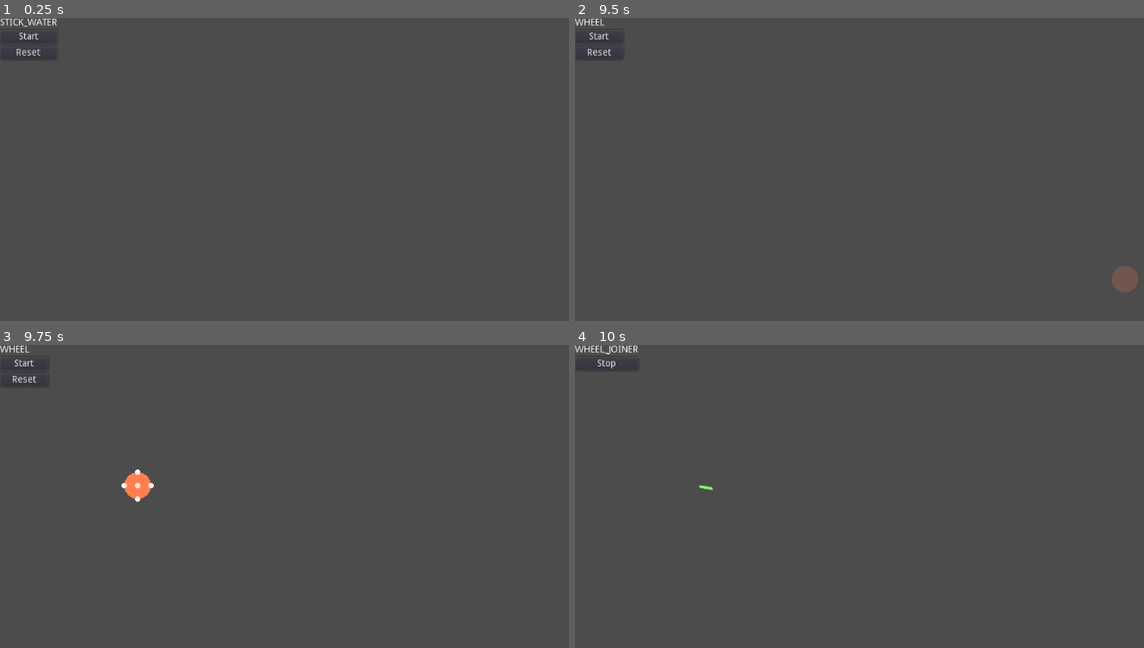
Above: before the commit, frames 1-4 (two rows, left to right).
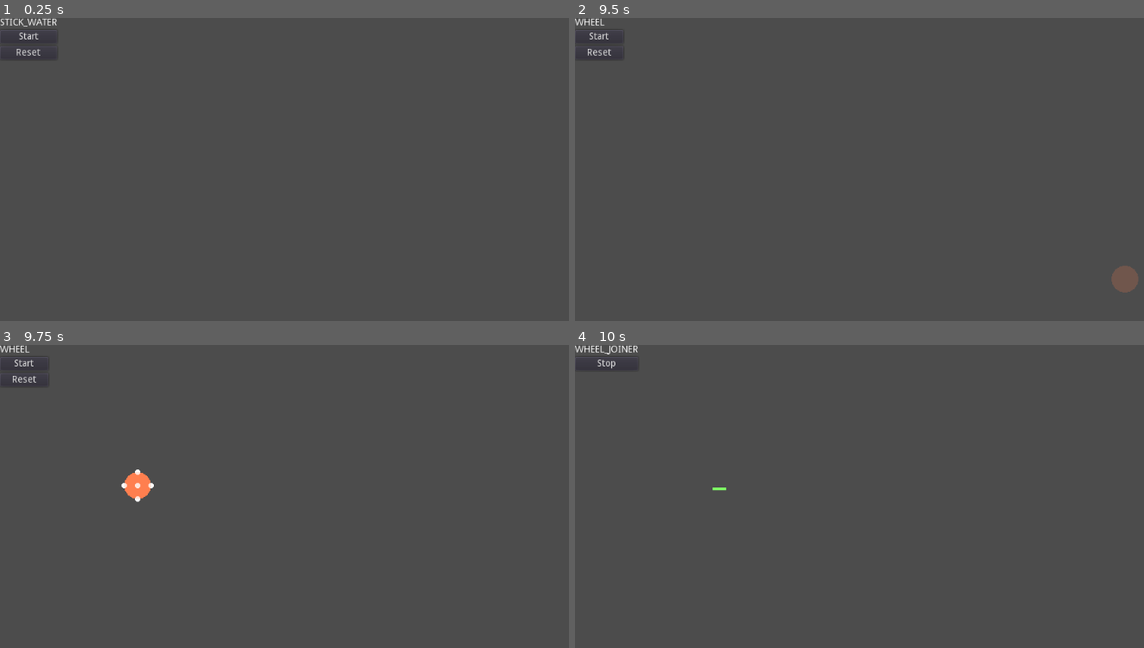
Above: after the commit, the same moments.

Repository: Haydoggo/Contraption
Game: Godot game, scene res://Editor.tscn
Two runs of this game, one before a commit and one after it. Both use one fixed random seed, a clock stepped at 60 frames per second and the inputs below. Before the commit the project starts from res://Editor2.tscn.
Inputs (mouse positions are in pixels of both pictures, inside the frame that each line leads up to):
- Up to frame 1 (0.25 s): no input
- Up to frame 2 (9.5 s): click "Reset" at 0.5 s; click "Start" at 1.25 s; click "Stop" at 2 s; click "Start" at 2.75 s; click "Stop" at 3.5 s; click "Start" at 4.25 s; click "Stop" at 5 s; tap Enter (ui_accept) at 5.75, 6.02, 6.32, 6.77, 7.07, 7.55, 8, 8.1, 8.27, 8.57, 9.02, 9.32 s; move the mouse to (1070, 199) at 5.77 s; press the mouse at (1070, 199) at 5.78 s; right-click (1070, 199) at 6.05 s; move the mouse to (779, 239) at 6.52 s; release the mouse at (779, 239) at 6.53 s; right-click (779, 239) at 6.6 s; click (779, 239) at 6.67 s; tap Tab (ui_focus_next) at 6.8 s; move the mouse to (990, 130) at 7.27 s; hold Tab (ui_focus_next) 7.28-8.03 s; click (990, 130) at 7.42 s; move the mouse to (882, 299) at 8.02 s; click (882, 299) at 8.3 s; move the mouse to (1126, 278) at 8.77 s; press the mouse at (1126, 278) at 8.78 s; right-click (1126, 278) at 9.05 s; tap Escape (ui_cancel) at 9.4 s
- Up to frame 3 (9.75 s): move the mouse to (136, 484) at 9.52 s; release the mouse at (136, 484) at 9.53 s; right-click (136, 484) at 9.6 s; click (136, 484) at 9.67 s
- Up to frame 4 (10 s): tap Enter (ui_accept) at 9.77 s; tap Tab (ui_focus_next) at 9.8 s

Frames 1-3 are identical in both runs. In frame 4, less than 0.1% of the frame differs, in the area x 21-27%, y 46-49%.

Commit message:
Removed old editor and added chains and wheel joiner

Diff:
--- a/Editor.gd
+++ b/Editor.gd
@@ -1,83 +1,296 @@
 extends Node2D
 
-var sticks = []
-var playing = false
-var stick_start = Vector2()
+enum PartType {
+	STICK_WATER,
+	STICK_SOLID,
+	WHEEL,
+	WHEEL_JOINER,
+	CHAIN,
+}
+
+var snap_dist = 8
+var vertices := []
+var parts := []
+var part_to_body := {}
+var part_type setget _set_part_type
+var running = false
+var _start_vert : Vert = null
+var _start_wheel : Wheel = null
+
+class Part:
+	var verts := []
+	func get_vert(index : int) -> Vert:
+		return verts[index]
 
 class Stick:
-	var start := Vector2()
-	var end := Vector2()
+	extends Part
+	enum VertName {
+		START,
+		END,
+	}
+	var solid = false
+
+	func _init():
+		for i in VertName:
+			verts.append(null)
+
+class Wheel:
+	extends Part
+	var radius = 20
+	enum VertName {
+		CENTER,
+		RIGHT,
+		TOP,
+		LEFT,
+		BOTTOM,
+	}
+
+	func _init():
+		for i in VertName:
+			verts.append(null)
+
+	func add_verts() -> Array:
+		var center_vert := get_vert(VertName.CENTER)
+		var new_verts := []
+		for i in range(1, VertName.size()):
+			var vert = Vert.new()
+			vert.pos = center_vert.pos + Vector2(radius, 0).rotated(PI/2 * i)
+			vert.parts.append(self)
+			verts[i] = vert
+			new_verts.append(vert)
+		return new_verts
+
+class Vert:
+	var pos := Vector2(0,0)
+	var parts := []
+
+func _ready():
+	_set_part_type(PartType.STICK_WATER)
+
+func _set_part_type(val):
+	part_type = val
+	$Control/VBoxContainer/Label.text = str(PartType.keys()[part_type])
 
 func _process(_delta):
 	update()
 
+func get_nearest_vertex(pos : Vector2) -> Vert:
+	for vertex in vertices:
+		if (vertex.pos as Vector2).distance_to(pos) <= snap_dist:
+			return vertex
+	return null
+
 func _input(event):
-	if event.is_action_pressed("ui_accept"):
-		playing = not playing
-		if playing:
-			start()
+
+	if event.is_action_pressed("build"):
+		start_build(get_global_mouse_position())
+
+	if event.is_action_released("build"):
+		end_build(get_global_mouse_position())
+
+	if event.is_action_pressed("ui_focus_next"):
+		_set_part_type((part_type + 1) % PartType.size())
+
+	if event is InputEventMouseMotion and Input.is_action_pressed("pan"):
+		$Camera2D.position -= event.relative * $Camera2D.zoom.x
+
+	if event is InputEventMouseButton and event.pressed:
+		if event.button_index == BUTTON_WHEEL_UP:
+			$Camera2D.zoom /= 1.1
+		if event.button_index == BUTTON_WHEEL_DOWN:
+			$Camera2D.zoom *= 1.1
+
+func start_build(mpos : Vector2):
+	match part_type:
+		PartType.STICK_WATER, PartType.STICK_SOLID, PartType.CHAIN:
+			_start_vert = get_nearest_vertex(mpos)
+			if _start_vert == null:
+				_start_vert = Vert.new()
+				_start_vert.pos = mpos
+				vertices.append(_start_vert)
+
+		PartType.WHEEL_JOINER:
+			_start_wheel = null
+			var vert = get_nearest_vertex(mpos)
+			if vert != null :
+				for part in vert.parts:
+					if not part is Wheel: continue
+					var wheel : Wheel = part
+					if wheel.get_vert(wheel.VertName.CENTER) == vert:
+						_start_wheel = wheel
+						_start_vert = vert
+						break
+
+func end_build(mpos : Vector2):
+	match part_type:
+		PartType.STICK_WATER, PartType.STICK_SOLID:
+			var _end_vert = get_nearest_vertex(mpos)
+			if _end_vert == null:
+				_end_vert = Vert.new()
+				_end_vert.pos = mpos
+				vertices.append(_end_vert)
+			# Check the two vertices are not already connected
+			for part in _end_vert.parts:
+				if not part is Stick: continue
+				for vert in part.verts:
+					if vert == _start_vert:
+						return
+			var stick := Stick.new()
+			stick.solid = part_type == PartType.STICK_SOLID
+			stick.verts[stick.VertName.START] = _start_vert
+			stick.verts[stick.VertName.END] = _end_vert
+			_start_vert.parts.append(stick)
+			_end_vert.parts.append(stick)
+			parts.append(stick)
+
+		PartType.WHEEL:
+			var _end_vert = get_nearest_vertex(mpos)
+			if _end_vert == null:
+				_end_vert = Vert.new()
+				_end_vert.pos = mpos
+				vertices.append(_end_vert)
+			var wheel := Wheel.new()
+			wheel.verts[wheel.VertName.CENTER] = _end_vert
+			_end_vert.parts.append(wheel)
+			vertices.append_array(wheel.add_verts())
+			parts.append(wheel)
+
+		PartType.WHEEL_JOINER:
+			var _end_wheel = null
+			var vert = get_nearest_vertex(mpos)
+			if vert != null:
+				for part in vert.parts:
+					if not part is Wheel : continue
+					var wheel : Wheel = part
+					if wheel == _start_wheel : return
+					if wheel.get_vert(wheel.VertName.CENTER) == vert:
+						_end_wheel = wheel
+						break
+			if _end_wheel != null:
+				part_type = PartType.STICK_WATER
+				for i in range(5):
+					start_build(_start_wheel.get_vert(i).pos)
+					end_build(_end_wheel.get_vert(i).pos)
+				part_type = PartType.WHEEL_JOINER
+
+		PartType.CHAIN:
+			var start = _start_vert.pos
+			var end = mpos
+			var diff = end - start
+			var num_segments = ceil(diff.length()/16)
+			part_type = PartType.STICK_SOLID
+			var old_snap_dist = snap_dist
+			snap_dist = 0
+			for i in range(num_segments):
+				start_build(lerp(start, end, i/num_segments))
+				if i == num_segments-1:
+					snap_dist = old_snap_dist
+				end_build(lerp(start, end, (i+1)/num_segments))
+			part_type = PartType.CHAIN
+
+func construct_part(part : Part) -> RigidBody2D:
+	if part is Stick:
+		var stick_body
+		if part.solid:
+			stick_body = preload("res://StickSolid.tscn").instance()
 		else:
-			clear()
-	if event.is_action_pressed("ui_cancel"):
-		sticks.clear()
-	var mpos = get_global_mouse_position()
-	if event is InputEventMouseButton:
-		if event.pressed:
-			stick_start = mpos
-		else:
-			var stick = Stick.new()
-			stick.start = stick_start
-			stick.end = mpos
-			sticks.append(stick)
-
-func clear():
-	for stick_body in get_tree().get_nodes_in_group("Sticks"):
-		stick_body.free()
+			stick_body = preload("res://Stick.tscn").instance()
+		var start_vert := part.get_vert(part.VertName.START)
+		var end_vert := part.get_vert(part.VertName.END)
+
+		stick_body.position = 0.5*(start_vert.pos + end_vert.pos)
+		stick_body.rotation = (end_vert.pos - start_vert.pos).angle()
+		stick_body.get_node("CollisionShape2D").shape.extents.x = (end_vert.pos - start_vert.pos).length()*0.5
+		stick_body.mass = max((end_vert.pos - start_vert.pos).length(), 1) / 100
+		return stick_body
+
+	if part is Wheel:
+		var wheel_body = preload("res://Wheel.tscn").instance()
+		var center_vert := part.get_vert(part.VertName.CENTER)
+		wheel_body.position = center_vert.pos
+		return wheel_body
+
+	return null
 
 func start():
-	var vertices := []
-	var vertex_sticks := {}
-	for stick in sticks:
-		for pos in [stick.end, stick.start]:
-			var no_near_vertices = true
-			for vertex in vertices:
-				if (pos - vertex).length() < 16:
-					no_near_vertices = false
+	print("start")
+
+	for part in parts:
+		var body = construct_part(part)
+		add_child(body)
+		part_to_body[part] = body
+
+	for part in parts:
+		if part is Wheel:
+			var center_vert = part.get_vert(part.VertName.CENTER)
+			for connected_part in center_vert.parts:
+				if connected_part != part:
+					part_to_body[part].motorised_body = part_to_body[connected_part]
 					break
-			if no_near_vertices:
-				vertices.append(pos)
-				vertex_sticks[pos] = []
 
 	for vertex in vertices:
-		for stick in sticks:
-			for pos in [stick.end, stick.start]:
-				if (pos - vertex).length() < 16:
-					vertex_sticks[vertex].append([stick, pos])
-
-	var foo := {}
-
-	for stick in sticks:
-		var stick_body = preload("res://Stick.tscn").instance()
-		stick_body.position = 0.5*(stick.start + stick.end)
-		stick_body.rotation = (stick.end - stick.start).angle()
-		stick_body.get_node("CollisionShape2D").shape.extents.x = (stick.end - stick.start).length()*0.5
-		stick_body.mass = max((stick.end - stick.start).length(), 1) / 100
-		add_child(stick_body)
-		foo[stick] = stick_body
-
-	for vertex in vertices:
-		for i in range(1, vertex_sticks[vertex].size()):
-			var s = vertex_sticks[vertex][i]
+		vertex = vertex as Vert
+		var num_joints = vertex.parts.size()
+		if num_joints <= 2: num_joints -= 1
+		for i in num_joints:
+			var part_1 = vertex.parts[i]
+			var part_2 = vertex.parts[i-1]
+			if part_1 == part_2:
+				break
 			var j = PinJoint2D.new()
-			j.softness = 0.1
-			foo[s[0]].add_child(j)
-			j.global_position = s[1]
-			j.node_a = foo[s[0]].get_path()
-			j.node_b = foo[vertex_sticks[vertex][i-1][0]].get_path()
+			j.disable_collision = false
+			part_to_body[part_1].add_child(j)
+			j.global_position = vertex.pos
+			j.node_a = part_to_body[part_1].get_path()
+			j.node_b = part_to_body[part_2].get_path()
+			j.softness = 0.5
+
+			for part in vertex.parts:
+				if part == part_1: continue
+				(part_to_body[part_1] as RigidBody2D).add_collision_exception_with(part_to_body[part])
+
+func stop():
+	print("stop")
+	part_to_body.clear()
+	for part in get_tree().get_nodes_in_group("Parts"):
+		part.free()
 
 func _draw():
-	if not playing:
-		for stick in sticks:
-			draw_line(stick.start, stick.end, Color.cornflower, 4)
-		if Input.get_mouse_button_mask() & BUTTON_MASK_LEFT:
-			draw_line(stick_start, get_global_mouse_position(), Color.cornflower, 4)
+	if running: return
+	for part in parts:
+		if part is Stick:
+			draw_line(part.get_vert(part.VertName.START).pos,
+					part.get_vert(part.VertName.END).pos,
+					Color.sienna if part.solid else Color.cornflower, 4)
+		if part is Wheel:
+			draw_circle(part.get_vert(part.VertName.CENTER).pos,
+					part.radius, Color.coral)
+
+	for vert in vertices:
+		draw_circle(vert.pos, 4, Color.white)
+
+	if Input.is_action_pressed("build"):
+		var nearest_vert := get_nearest_vertex(get_global_mouse_position())
+		var mpos := get_global_mouse_position()
+		if nearest_vert != null:
+			mpos = nearest_vert.pos
+		match part_type:
+			PartType.STICK_WATER:
+				draw_line(_start_vert.pos, mpos, Color( 0.39, 0.58, 0.93, 0.2), 4)
+			PartType.STICK_SOLID:
+				draw_line(_start_vert.pos, mpos, Color( 0.63, 0.32, 0.18, 0.2), 4)
+			PartType.WHEEL:
+				draw_circle(mpos, 20, Color( 1, 0.5, 0.31, 0.2))
+			PartType.WHEEL_JOINER:
+				if _start_wheel != null:
+					draw_line(_start_vert.pos, mpos, Color( 0.63, 0.63, 0.63, 0.2), 8)
+
+func _on_StartButton_pressed():
+	running = !running
+	start() if running else stop()
+	$Control/VBoxContainer/StartButton.text = "Stop" if running else "Start"
+	$Control/VBoxContainer/ResetButton.visible = not running
+
+func _on_ResetButton_pressed():
+	parts.clear()
+	vertices.clear()
--- a/Editor.tscn
+++ b/Editor.tscn
@@ -1,15 +1,84 @@
-[gd_scene load_steps=3 format=2]
+[gd_scene load_steps=7 format=2]
 
 [ext_resource path="res://Editor.gd" type="Script" id=1]
 
-[sub_resource type="RectangleShape2D" id=1]
-extents = Vector2( 512, 32 )
+[sub_resource type="CircleShape2D" id=1]
+radius = 107.838
+
+[sub_resource type="InputEventAction" id=2]
+action = "ui_accept"
+
+[sub_resource type="ShortCut" id=3]
+shortcut = SubResource( 2 )
+
+[sub_resource type="InputEventAction" id=4]
+action = "ui_cancel"
+
+[sub_resource type="ShortCut" id=5]
+shortcut = SubResource( 4 )
 
 [node name="Editor" type="Node2D"]
 script = ExtResource( 1 )
 
 [node name="StaticBody2D" type="StaticBody2D" parent="."]
-position = Vector2( 512, 568 )
+
+[node name="CollisionPolygon2D" type="CollisionPolygon2D" parent="StaticBody2D"]
+position = Vector2( -144.163, -32.7058 )
+polygon = PoolVector2Array( 122.826, 599.26, 510.882, 605.559, 590.256, 589.18, 694.83, 556.422, 803.183, 561.462, 935.475, 603.04, 999.731, 570.282, 1037.53, 546.343, 1081.63, 535.004, 1115.64, 532.484, 1144.62, 537.524, 1182.42, 565.242, 1206.36, 592.96, 1292.03, 600.52, 1313.45, 611.859, 1319.75, 630.758, 1319.75, 653.436, 1298.33, 759.27, 1149.66, 819.746, 1110.6, 768.089, 1147.14, 741.631, 1181.16, 716.432, 1186.2, 662.256, 809.483, 650.917, 680.971, 734.071, 557.499, 823.526, 401.268, 792.028, 276.536, 705.093, 175.742, 657.216 )
+
+[node name="CollisionPolygon2D2" type="CollisionPolygon2D" parent="StaticBody2D"]
+position = Vector2( -144.163, -32.7058 )
+polygon = PoolVector2Array( 1499.81, 280.697, 1631.95, 278.809, 1650.83, 91.9218, 1424.3, 88.1463, 1418.64, 207.075, 1482.82, 218.401 )
 
 [node name="CollisionShape2D" type="CollisionShape2D" parent="StaticBody2D"]
+position = Vector2( 1666.66, 729.411 )
 shape = SubResource( 1 )
+
+[node name="Control" type="CanvasLayer" parent="."]
+
+[node name="VBoxContainer" type="VBoxContainer" parent="Control"]
+margin_right = 72.0
+margin_bottom = 62.0
+size_flags_horizontal = 3
+__meta__ = {
+"_edit_use_anchors_": false
+}
+
+[node name="Label" type="Label" parent="Control/VBoxContainer"]
+margin_right = 72.0
+margin_bottom = 14.0
+text = "STICK"
+__meta__ = {
+"_edit_use_anchors_": false
+}
+
+[node name="StartButton" type="Button" parent="Control/VBoxContainer"]
+margin_top = 18.0
+margin_right = 72.0
+margin_bottom = 38.0
+focus_mode = 0
+enabled_focus_mode = 0
+shortcut = SubResource( 3 )
+text = "Start"
+__meta__ = {
+"_edit_use_anchors_": false
+}
+
+[node name="ResetButton" type="Button" parent="Control/VBoxContainer"]
+margin_top = 42.0
+margin_right = 72.0
+margin_bottom = 62.0
+focus_mode = 0
+enabled_focus_mode = 0
+shortcut = SubResource( 5 )
+text = "Reset"
+__meta__ = {
+"_edit_use_anchors_": false
+}
+
+[node name="Camera2D" type="Camera2D" parent="."]
+offset = Vector2( 512, 300 )
+current = true
+
+[connection signal="pressed" from="Control/VBoxContainer/StartButton" to="." method="_on_StartButton_pressed"]
+[connection signal="pressed" from="Control/VBoxContainer/ResetButton" to="." method="_on_ResetButton_pressed"]
--- a/Editor2.gd
+++ /dev/null
@@ -1,269 +0,0 @@
-extends Node2D
-
-enum PartType {
-	STICK_WATER,
-	STICK_SOLID,
-	WHEEL,
-	WHEEL_JOINER,
-}
-
-var snap_dist = 16
-var vertices := []
-var parts := []
-var part_to_body := {}
-var part_type setget _set_part_type
-var running = false
-var _start_vert : Vert = null
-var _start_wheel : Wheel = null
-
-class Part:
-	var verts := []
-	func get_vert(index : int) -> Vert:
-		return verts[index]
-
-class Stick:
-	extends Part
-	enum VertName {
-		START,
-		END,
-	}
-	var solid = false
-
-	func _init():
-		for i in VertName:
-			verts.append(null)
-
-class Wheel:
-	extends Part
-	var radius = 20
-	enum VertName {
-		CENTER,
-		RIGHT,
-		TOP,
-		LEFT,
-		BOTTOM,
-	}
-
-	func _init():
-		for i in VertName:
-			verts.append(null)
-
-	func add_verts() -> Array:
-		var center_vert := get_vert(VertName.CENTER)
-		var new_verts := []
-		for i in range(1, VertName.size()):
-			var vert = Vert.new()
-			vert.pos = center_vert.pos + Vector2(radius, 0).rotated(PI/2 * i)
-			vert.parts.append(self)
-			verts[i] = vert
-			new_verts.append(vert)
-		return new_verts
-
-class Vert:
-	var pos := Vector2(0,0)
-	var parts := []
-
-func _ready():
-	_set_part_type(PartType.STICK_WATER)
-
-func _set_part_type(val):
-	part_type = val
-	$Control/VBoxContainer/Label.text = str(PartType.keys()[part_type])
-
-func _process(_delta):
-	update()
-
-func get_nearest_vertex(pos : Vector2) -> Vert:
-	for vertex in vertices:
-		if (vertex.pos as Vector2).distance_to(pos) < 16:
-			return vertex
-	return null
-
-func _input(event):
-
-	if event.is_action_pressed("build"):
-		start_build(get_global_mouse_position())
-
-	if event.is_action_released("build"):
-		end_build(get_global_mouse_position())
-
-	if event.is_action_pressed("ui_focus_next"):
-		_set_part_type((part_type + 1) % PartType.size())
-
-	if event is InputEventMouseMotion and Input.is_action_pressed("pan"):
-		$Camera2D.position -= event.relative * $Camera2D.zoom.x
-
-	if event is InputEventMouseButton and event.pressed:
-		if event.button_index == BUTTON_WHEEL_UP:
-			$Camera2D.zoom /= 1.1
-		if event.button_index == BUTTON_WHEEL_DOWN:
-			$Camera2D.zoom *= 1.1
-
-func start_build(mpos : Vector2):
-	match part_type:
-		PartType.STICK_WATER, PartType.STICK_SOLID:
-			_start_vert = get_nearest_vertex(mpos)
-			if _start_vert == null:
-				_start_vert = Vert.new()
-				_start_vert.pos = mpos
-				vertices.append(_start_vert)
-		PartType.WHEEL_JOINER:
-			_start_wheel = null
-			var vert = get_nearest_vertex(mpos)
-			if vert != null and vert.parts[0] is Wheel:
-				var wheel : Wheel = vert.parts[0]
-				if wheel.get_vert(wheel.VertName.CENTER) == vert:
-					_start_wheel = wheel
-					_start_vert = vert
-
-func end_build(mpos : Vector2):
-	match part_type:
-		PartType.STICK_WATER, PartType.STICK_SOLID:
-			var _end_vert = get_nearest_vertex(mpos)
-			if _end_vert == null:
-				_end_vert = Vert.new()
-				_end_vert.pos = mpos
-				vertices.append(_end_vert)
-			var stick := Stick.new()
-			stick.solid = part_type == PartType.STICK_SOLID
-			stick.verts[stick.VertName.START] = _start_vert
-			stick.verts[stick.VertName.END] = _end_vert
-			_start_vert.parts.append(stick)
-			_end_vert.parts.append(stick)
-			parts.append(stick)
-
-		PartType.WHEEL:
-			var _end_vert = get_nearest_vertex(mpos)
-			if _end_vert == null:
-				_end_vert = Vert.new()
-				_end_vert.pos = mpos
-				vertices.append(_end_vert)
-			var wheel := Wheel.new()
-			wheel.verts[wheel.VertName.CENTER] = _end_vert
-			_end_vert.parts.append(wheel)
-			vertices.append_array(wheel.add_verts())
-			parts.append(wheel)
-
-		PartType.WHEEL_JOINER:
-			var _end_wheel = null
-			var vert = get_nearest_vertex(mpos)
-			if vert != null and vert.parts[0] is Wheel:
-				var wheel : Wheel = vert.parts[0]
-				if wheel == _start_wheel : return
-				if wheel.get_vert(wheel.VertName.CENTER) == vert:
-					_end_wheel = wheel
-			if _end_wheel != null:
-				var old_part_type = part_type
-				part_type = PartType.STICK_WATER
-				for i in range(5):
-					start_build(_start_wheel.get_vert(i).pos)
-					end_build(_end_wheel.get_vert(i).pos)
-				part_type = old_part_type
-
-
-
-func construct_part(part : Part) -> RigidBody2D:
-	if part is Stick:
-		var stick_body
-		if part.solid:
-			stick_body = preload("res://StickSolid.tscn").instance()
-		else:
-			stick_body = preload("res://Stick.tscn").instance()
-		var start_vert := part.get_vert(part.VertName.START)
-		var end_vert := part.get_vert(part.VertName.END)
-
-		stick_body.position = 0.5*(start_vert.pos + end_vert.pos)
-		stick_body.rotation = (end_vert.pos - start_vert.pos).angle()
-		stick_body.get_node("CollisionShape2D").shape.extents.x = (end_vert.pos - start_vert.pos).length()*0.5
-		stick_body.mass = max((end_vert.pos - start_vert.pos).length(), 1) / 100
-		return stick_body
-
-	if part is Wheel:
-		var wheel_body = preload("res://Wheel.tscn").instance()
-		var center_vert := part.get_vert(part.VertName.CENTER)
-		wheel_body.position = center_vert.pos
-		return wheel_body
-
-	return null
-
-func start():
-	print("start")
-
-	for part in parts:
-		var body = construct_part(part)
-		add_child(body)
-		part_to_body[part] = body
-
-	for part in parts:
-		if part is Wheel:
-			var center_vert = part.get_vert(part.VertName.CENTER)
-			for connected_part in center_vert.parts:
-				if connected_part != part:
-					part_to_body[part].motorised_body = part_to_body[connected_part]
-					break
-
-	for vertex in vertices:
-		vertex = vertex as Vert
-		for i in vertex.parts.size():
-			var part_1 = vertex.parts[i]
-			var part_2 = vertex.parts[i-1]
-			if part_1 == part_2:
-				break
-			var j = PinJoint2D.new()
-			j.disable_collision = false
-			part_to_body[part_1].add_child(j)
-			j.global_position = vertex.pos
-			j.node_a = part_to_body[part_1].get_path()
-			j.node_b = part_to_body[part_2].get_path()
-			j.softness = 1
-
-			for part in vertex.parts:
-				if part == part_1: continue
-				(part_to_body[part_1] as RigidBody2D).add_collision_exception_with(part_to_body[part])
-
-func stop():
-	print("stop")
-	part_to_body.clear()
-	for part in get_tree().get_nodes_in_group("Parts"):
-		part.free()
-
-func _draw():
-	if running: return
-	for part in parts:
-		if part is Stick:
-			draw_line(part.get_vert(part.VertName.START).pos,
-					part.get_vert(part.VertName.END).pos,
-					Color.sienna if part.solid else Color.cornflower, 4)
-		if part is Wheel:
-			draw_circle(part.get_vert(part.VertName.CENTER).pos,
-					part.radius, Color.coral)
-
-	for vert in vertices:
-		draw_circle(vert.pos, 4, Color.white)
-
-	if Input.is_action_pressed("build"):
-		var nearest_vert := get_nearest_vertex(get_global_mouse_position())
-		var mpos := get_global_mouse_position()
-		if nearest_vert != null:
-			mpos = nearest_vert.pos
-		match part_type:
-			PartType.STICK_WATER:
-				draw_line(_start_vert.pos, mpos, Color( 0.39, 0.58, 0.93, 0.2), 4)
-			PartType.STICK_SOLID:
-				draw_line(_start_vert.pos, mpos, Color( 0.63, 0.32, 0.18, 0.2), 4)
-			PartType.WHEEL:
-				draw_circle(mpos, 20, Color( 1, 0.5, 0.31, 0.2))
-			PartType.WHEEL_JOINER:
-				if _start_wheel != null:
-					draw_line(_start_vert.pos, mpos, Color( 0.63, 0.63, 0.63, 0.2), 8)
-
-func _on_StartButton_pressed():
-	running = !running
-	start() if running else stop()
-	$Control/VBoxContainer/StartButton.text = "Stop" if running else "Start"
-	$Control/VBoxContainer/ResetButton.visible = not running
-
-
-func _on_ResetButton_pressed():
-	parts.clear()
-	vertices.clear()
--- a/Editor2.tscn
+++ /dev/null
@@ -1,84 +0,0 @@
-[gd_scene load_steps=7 format=2]
-
-[ext_resource path="res://Editor2.gd" type="Script" id=1]
-
-[sub_resource type="CircleShape2D" id=5]
-radius = 107.838
-
-[sub_resource type="InputEventAction" id=1]
-action = "ui_accept"
-
-[sub_resource type="ShortCut" id=2]
-shortcut = SubResource( 1 )
-
-[sub_resource type="InputEventAction" id=3]
-action = "ui_cancel"
-
-[sub_resource type="ShortCut" id=4]
-shortcut = SubResource( 3 )
-
-[node name="Editor" type="Node2D"]
-script = ExtResource( 1 )
-
-[node name="StaticBody2D" type="StaticBody2D" parent="."]
-
-[node name="CollisionPolygon2D" type="CollisionPolygon2D" parent="StaticBody2D"]
-position = Vector2( -144.163, -32.7058 )
-polygon = PoolVector2Array( 122.826, 599.26, 510.882, 605.559, 590.256, 589.18, 694.83, 556.422, 803.183, 561.462, 935.475, 603.04, 999.731, 570.282, 1037.53, 546.343, 1081.63, 535.004, 1115.64, 532.484, 1144.62, 537.524, 1182.42, 565.242, 1206.36, 592.96, 1292.03, 600.52, 1313.45, 611.859, 1319.75, 630.758, 1319.75, 653.436, 1298.33, 759.27, 1149.66, 819.746, 1110.6, 768.089, 1147.14, 741.631, 1181.16, 716.432, 1186.2, 662.256, 809.483, 650.917, 680.971, 734.071, 557.499, 823.526, 401.268, 792.028, 276.536, 705.093, 175.742, 657.216 )
-
-[node name="CollisionPolygon2D2" type="CollisionPolygon2D" parent="StaticBody2D"]
-position = Vector2( -144.163, -32.7058 )
-polygon = PoolVector2Array( 1499.81, 280.697, 1631.95, 278.809, 1650.83, 91.9218, 1424.3, 88.1463, 1418.64, 207.075, 1482.82, 218.401 )
-
-[node name="CollisionShape2D" type="CollisionShape2D" parent="StaticBody2D"]
-position = Vector2( 1666.66, 729.411 )
-shape = SubResource( 5 )
-
-[node name="Control" type="CanvasLayer" parent="."]
-
-[node name="VBoxContainer" type="VBoxContainer" parent="Control"]
-margin_right = 72.0
-margin_bottom = 62.0
-size_flags_horizontal = 3
-__meta__ = {
-"_edit_use_anchors_": false
-}
-
-[node name="Label" type="Label" parent="Control/VBoxContainer"]
-margin_right = 72.0
-margin_bottom = 14.0
-text = "STICK"
-__meta__ = {
-"_edit_use_anchors_": false
-}
-
-[node name="StartButton" type="Button" parent="Control/VBoxContainer"]
-margin_top = 18.0
-margin_right = 72.0
-margin_bottom = 38.0
-focus_mode = 0
-enabled_focus_mode = 0
-shortcut = SubResource( 2 )
-text = "Start"
-__meta__ = {
-"_edit_use_anchors_": false
-}
-
-[node name="ResetButton" type="Button" parent="Control/VBoxContainer"]
-margin_top = 42.0
-margin_right = 72.0
-margin_bottom = 62.0
-focus_mode = 0
-enabled_focus_mode = 0
-shortcut = SubResource( 4 )
-text = "Reset"
-__meta__ = {
-"_edit_use_anchors_": false
-}
-
-[node name="Camera2D" type="Camera2D" parent="."]
-offset = Vector2( 512, 300 )
-current = true
-
-[connection signal="pressed" from="Control/VBoxContainer/StartButton" to="." method="_on_StartButton_pressed"]
-[connection signal="pressed" from="Control/VBoxContainer/ResetButton" to="." method="_on_ResetButton_pressed"]
--- a/Wheel.gd
+++ b/Wheel.gd
@@ -1,8 +1,8 @@
 extends RigidBody2D
 
 var motorised_body : RigidBody2D
-var motor_speed = 10
-var motor_power = 90000
+var motor_speed = 5
+var motor_power = 1e3
 
 func _physics_process(delta):
 	if motorised_body == null: return
@@ -10,5 +10,5 @@
 	var motor_rel_vel = motor_speed - rel_vel
 	var impulse = motor_rel_vel * motor_power
 	var clamped_impulse = clamp(impulse, -motor_power, motor_power)
-	apply_torque_impulse(clamped_impulse * delta)
-	motorised_body.apply_torque_impulse(-clamped_impulse * 0.0 * delta)
+	apply_torque_impulse(clamped_impulse)
+	motorised_body.apply_torque_impulse(-clamped_impulse)
--- a/project.godot
+++ b/project.godot
@@ -11,7 +11,7 @@
 [application]
 
 config/name="Contraption"
-run/main_scene="res://Editor2.tscn"
+run/main_scene="res://Editor.tscn"
 config/icon="res://icon.png"
 
 [display]
@@ -40,8 +40,9 @@
 [physics]
 
 common/enable_pause_aware_picking=true
-2d/physics_engine="GodotPhysics"
 2d/default_gravity_vector=Vector2( 0, 5 )
+2d/default_linear_damp=0.0
+2d/default_angular_damp=0.0
 
 [rendering]
 
